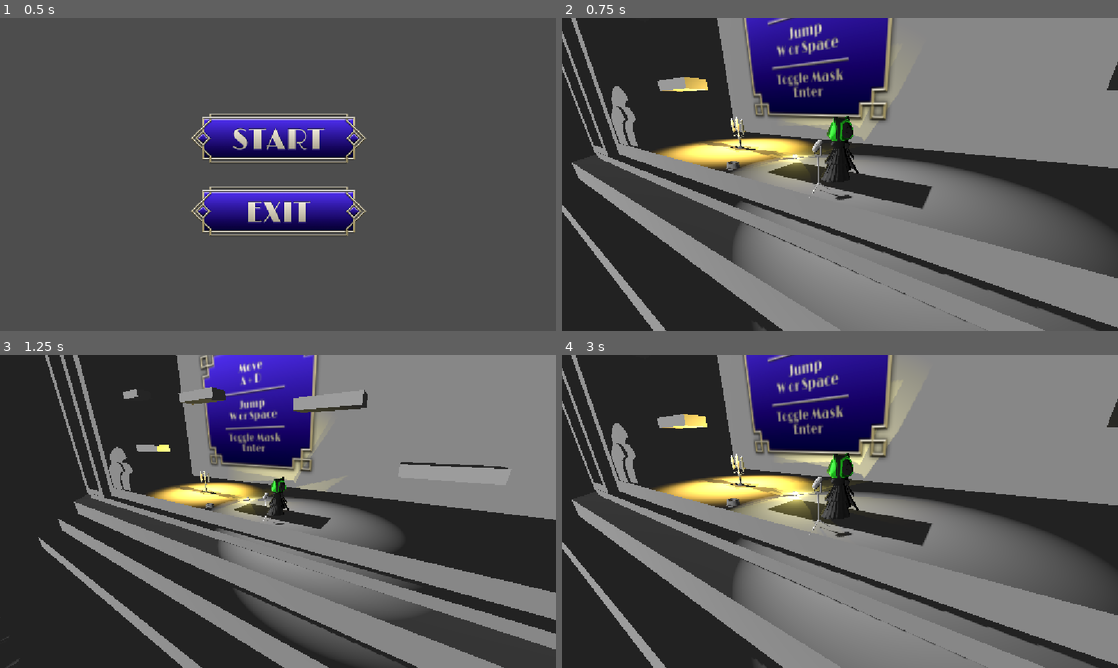
Above: before the commit, frames 1-4 (two rows, left to right).
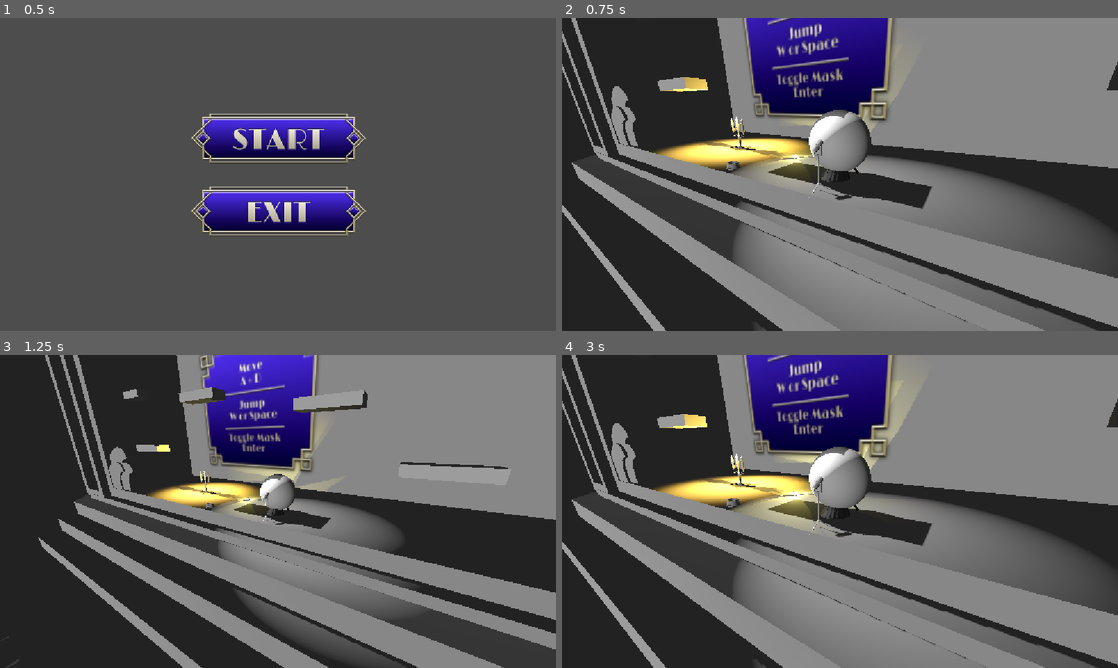
Above: after the commit, the same moments.

Repository: JoesRealAccount/ggj_2026
Game: Godot game, scene res://scenes/main_screen.tscn
Same seed, same stepped clock (60 frames per second), same inputs: the game is played once before the commit and once after it.
Inputs (mouse positions are in pixels of both pictures, inside the frame that each line leads up to):
- Up to frame 1 (0.5 s): no input
- Up to frame 2 (0.75 s): click (840, 136) at 0.5 s
- Up to frame 3 (1.25 s): no input
- Up to frame 4 (3 s): tap Enter (switch_mask) at 1.25, 2.1 s; hold D (move_right) 1.28-2.03 s; hold Enter (switch_mask) 1.28-2.03 s; tap W (jump) at 1.52, 2.27 s; hold Escape (back_to_menu) 2.03-2.75 s; click (840, 473) at 2.75 s

Frame 1 is identical in both runs. In frame 2, 1.7% of the frame differs, in the area x 44-60%, y 29-58%; in frame 3, 0.5%; in frame 4, 1.7%.

Commit message:
I changed something in the main scene i guess

Diff:
--- a/scenes/main_level.tscn
+++ b/scenes/main_level.tscn
@@ -52,6 +52,60 @@
 "tilts": PackedFloat32Array(0, 0, 0)
 }
 point_count = 3
+
+[sub_resource type="Shader" id="Shader_siio1"]
+code = "// This shader is based on Minionsart's stylized fire
+// https://twitter.com/minionsart/status/1132593681452683264?s=20
+shader_type spatial;
+render_mode blend_mix;
+
+uniform sampler2D noise_texture;
+
+uniform sampler2D texture_mask;
+uniform float emission_intensity = 2.0;
+uniform float time_scale = 3.0;
+uniform vec2 texture_scale = vec2(1.0);
+uniform float edge_softness = 0.1;
+
+varying vec3 world_coord;
+varying float world_x_dot;
+
+
+void vertex() {
+	mat4 mat_world = mat4(normalize(CAMERA_MATRIX[0])*length(WORLD_MATRIX[0]),normalize(CAMERA_MATRIX[1])*length(WORLD_MATRIX[0]),normalize(CAMERA_MATRIX[2])*length(WORLD_MATRIX[2]),WORLD_MATRIX[3]);
+	mat_world = mat_world * mat4( vec4(cos(INSTANCE_CUSTOM.x),-sin(INSTANCE_CUSTOM.x), 0.0, 0.0), vec4(sin(INSTANCE_CUSTOM.x), cos(INSTANCE_CUSTOM.x), 0.0, 0.0),vec4(0.0, 0.0, 1.0, 0.0),vec4(0.0, 0.0, 0.0, 1.0));
+	MODELVIEW_MATRIX = INV_CAMERA_MATRIX * mat_world;
+
+	world_coord = (mat_world * vec4(VERTEX, 1.0)).rgb;
+	vec4 world_normal = (mat_world * vec4(NORMAL, 0.0));
+	world_x_dot =  abs(dot(normalize(world_normal.rgb), vec3(1.0,0.0,0.0)));
+}
+
+
+void fragment() {
+	float mask = texture(texture_mask, UV).r;
+
+	vec2 time_based_pan = vec2(0.2, 1.0) * (- TIME * time_scale);
+	float noise_xy = texture(noise_texture, world_coord.xy * texture_scale + time_based_pan).r;
+	float noise_zy = texture(noise_texture, world_coord.zy * texture_scale + time_based_pan + vec2(0.7, 0.3)).r;
+
+	float noise = mix(noise_xy, noise_zy, clamp(world_x_dot, 0.0, 1.0));
+
+	ALBEDO = COLOR.rgb;
+	EMISSION = ALBEDO * emission_intensity;
+
+	float erosion_amount = (1.0 - COLOR.a);
+	float alpha = (noise * mask) - erosion_amount;
+
+	alpha = clamp(alpha, 0.0, 1.0);
+	ALPHA = smoothstep(0.0, edge_softness, alpha);
+}"
+
+[sub_resource type="ShaderMaterial" id="ShaderMaterial_ndwfr"]
+render_priority = 0
+shader = SubResource("Shader_siio1")
+
+[sub_resource type="SphereMesh" id="SphereMesh_ndwfr"]
 
 [node name="World" type="Node3D" unique_id=1459611085]
 script = ExtResource("1_bq26l")
@@ -350,7 +404,7 @@
 happiness_platform_timer = NodePath("HappynessPlatform")
 
 [node name="PathFollow3D" type="PathFollow3D" parent="ObstacleSpawner" unique_id=267598004]
-transform = Transform3D(0.5015004, 0.07394315, -0.86199176, 0, 0.99634093, 0.08546786, 0.8651574, -0.04286217, 0.4996654, 14.347708, 15.702793, -0.08273983)
+transform = Transform3D(0.5015005, 0.073943146, -0.8619917, 0, 0.99634093, 0.08546786, 0.86515737, -0.042862173, 0.49966547, 14.347708, 15.702793, -0.08273983)
 
 [node name="DepressionObstacle" type="Timer" parent="ObstacleSpawner" unique_id=1573706048]
 wait_time = 10.0
@@ -380,6 +434,11 @@
 transform = Transform3D(1, 0, 0, 0, 1, 0, 0, 0, 1, -6.977597, 6.790897, -6.895859)
 texture = ExtResource("21_1bmon")
 script = ExtResource("22_siio1")
+
+[node name="MeshInstance3D" type="MeshInstance3D" parent="." unique_id=326999800]
+transform = Transform3D(2.0249999, 0, 0, 0, 2.025, 0, 0, 0, 2.025, 0, 1.381202, 0)
+material_override = SubResource("ShaderMaterial_ndwfr")
+mesh = SubResource("SphereMesh_ndwfr")
 
 [editable path="Player"]
 [editable path="Camera"]
Not shown: 1 places in scenes/main_level.tscn that only renumber resources
